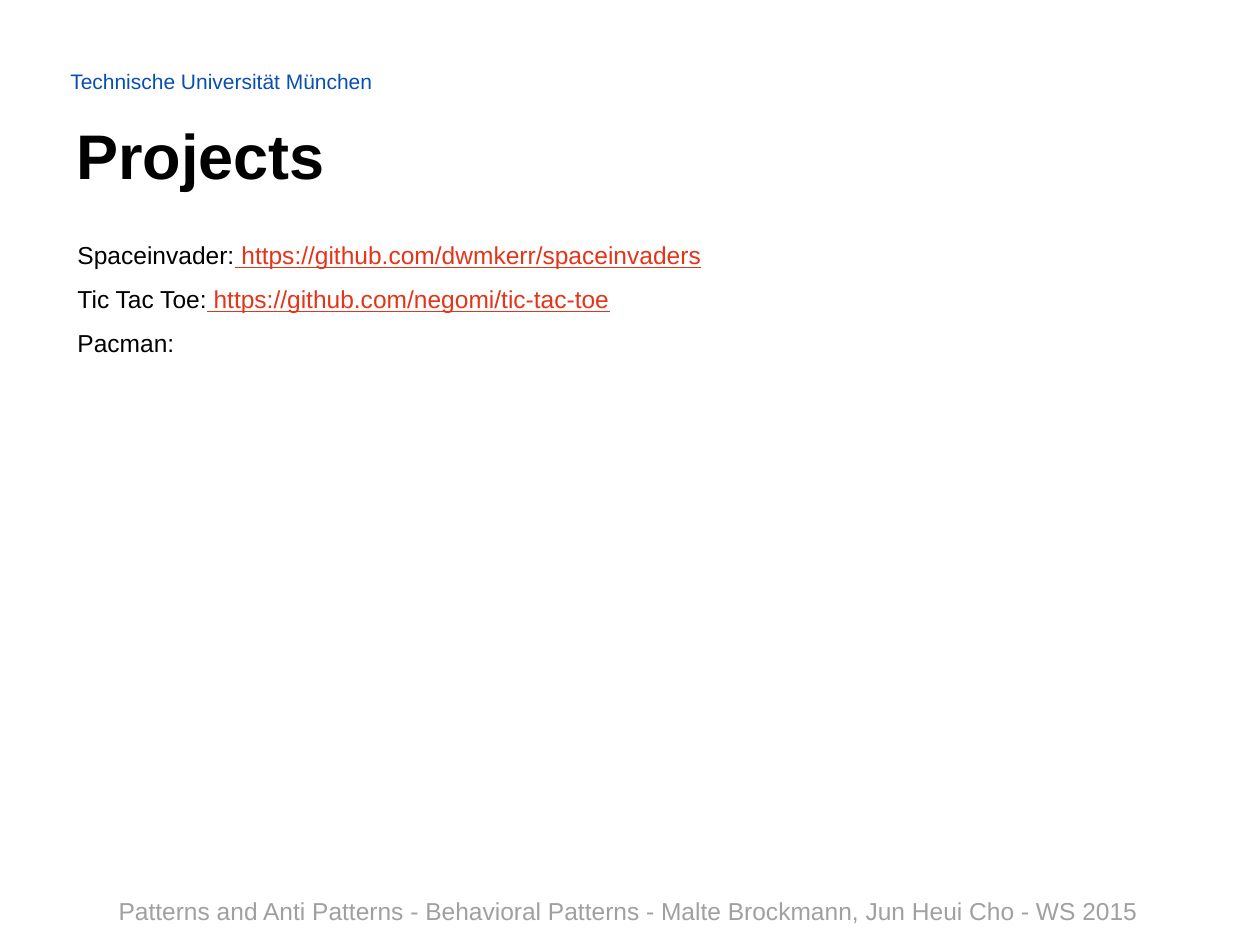
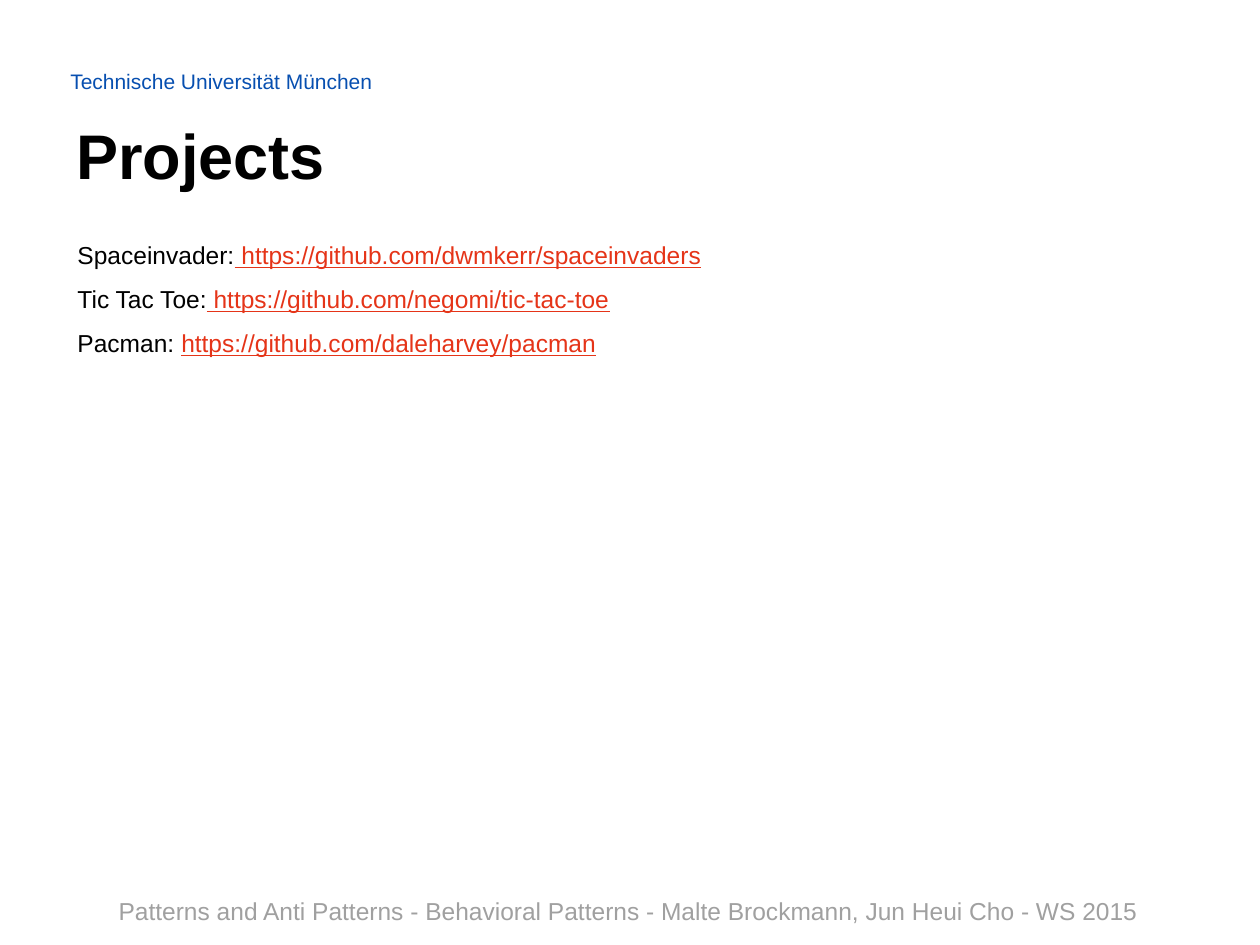
Before and after one commit to Painted6/Behavioral-design-patterns, a slide deck: slide 31 of Behavioral Patterns - JS Patterns and Anti Patterns.pptx. Drawn at 1260x945 pixels with LibreOffice and Linux fonts; fonts in the diff are those of the drawing; background and template pictures are left out. Boxes give left, top, right and bottom in pixels: in the first picture for what was removed or moved away, otherwise in the second. Text is boxed around its words. In the diff, an @@ line names an element or a change of style, - is before the commit and + after.

Commit message:
added url for pacman

```diff
--- a/Behavioral Patterns - JS Patterns and Anti Patterns.pptx
+++ b/Behavioral Patterns - JS Patterns and Anti Patterns.pptx
@@ text at <box>77,334,596,357</box>: text changed; text colour #000000 to #E53418 @@
-Pacman:
+Pacman: https://github.com/daleharvey/pacman
```
